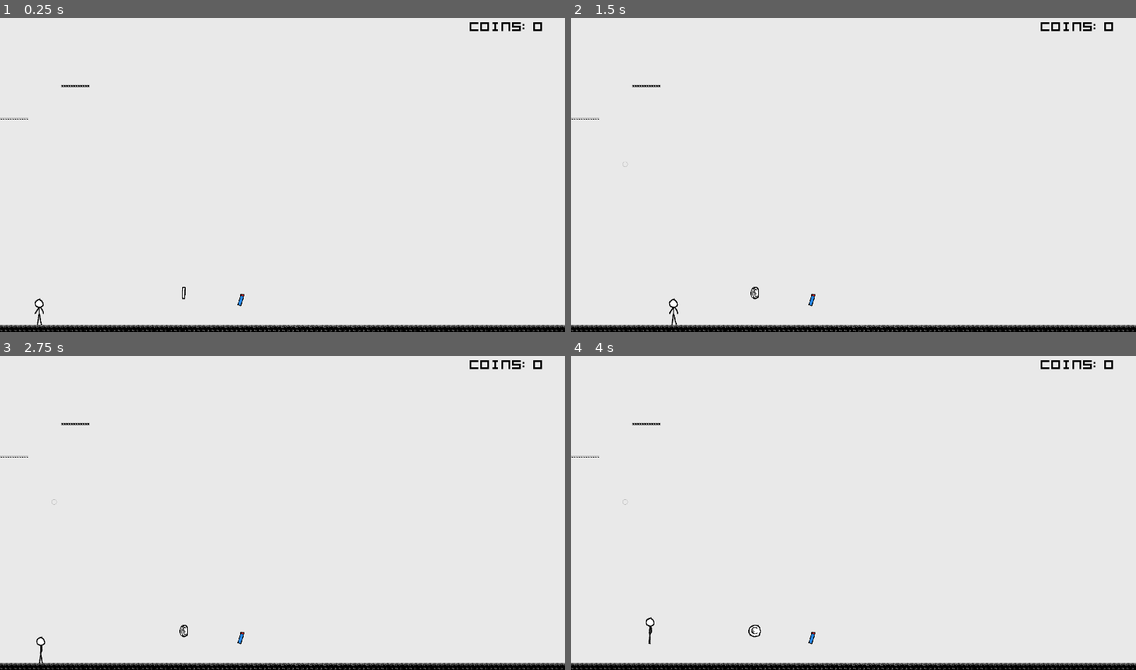
Above: before the commit, frames 1-4 (two rows, left to right).
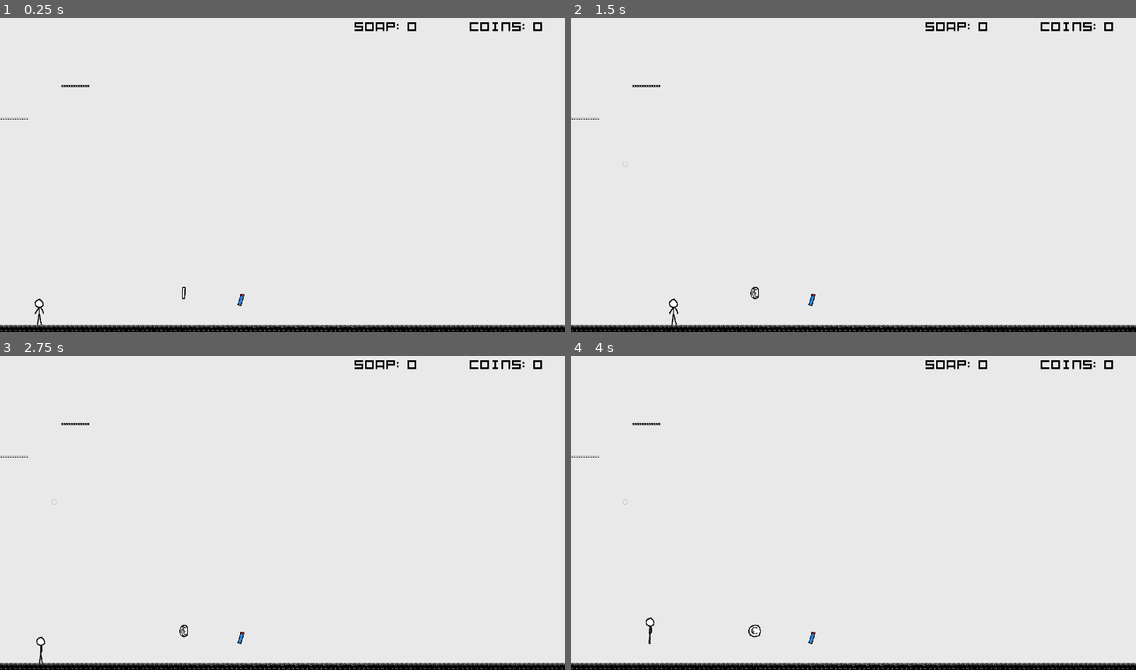
Above: after the commit, the same moments.

Repository: dennis-jung/ggj2025
Game: Godot game, scene res://scenes/tileset_test/game.tscn
Two runs of this game, one before a commit and one after it. Both use one fixed random seed, a clock stepped at 60 frames per second and the inputs below.
Inputs (mouse positions are in pixels of both pictures, inside the frame that each line leads up to):
- Up to frame 1 (0.25 s): no input
- Up to frame 2 (1.5 s): tap Enter (ui_accept) at 0.5, 0.77 s; move the mouse to (977, 156) at 0.52 s; hold Right (ui_right) 0.53-1.25 s; tap B (create_bubble) at 0.6 s; click (977, 156) at 0.67 s; drag from (740, 187) to (751, 294) at 1.27 s
- Up to frame 3 (2.75 s): move the mouse to (339, 440) at 2.02 s; hold Left (ui_left) from 2.03 s (still down); tap U at 2.1 s
- Up to frame 4 (4 s): release Left (ui_left) at 2.75 s; drag from (825, 575) to (684, 462) at 2.77 s; move the mouse to (1023, 560) at 3.52 s; hold Right (ui_right) from 3.53 s (still down); tap Tab at 3.6 s; tap Enter (ui_accept) at 3.77 s

The runs differ from the first frame. In frame 1, 0.2% of the frame differs, in the area x 62-74%, y 1-5%; in frame 2, 0.2%; in frame 3, 0.2%; in frame 4, 0.2%.

Commit message:
added ui for fuel amount

Diff:
--- a/scenes/tileset_test/game.tscn
+++ b/scenes/tileset_test/game.tscn
@@ -889,4 +889,12 @@
 text = "Coins:0"
 label_settings = SubResource("LabelSettings_rtrv4")
 
+[node name="LabelSoap" type="Label" parent="UI"]
+offset_left = 1204.0
+offset_top = 8.0
+offset_right = 1492.0
+offset_bottom = 68.0
+text = "Soap:0"
+label_settings = SubResource("LabelSettings_rtrv4")
+
 [connection signal="body_entered" from="Map/Portal" to="." method="_on_portal_body_entered"]
--- a/scenes/tileset_test/ui.gd
+++ b/scenes/tileset_test/ui.gd
@@ -1,9 +1,11 @@
 extends CanvasLayer
 
 @onready var labelCoins: Label = $LabelCoins
+@onready var labelSoap: Label = $LabelSoap
 
 func _ready() -> void:
 	Main.coin_count_changed.connect(on_coin_count_changed)
+	Main.fuel_amount_changed.connect(on_fuel_amount_changed)
 
 func _unhandled_input(event: InputEvent) -> void:
 	if event.is_action_pressed("ui_cancel"):
@@ -11,3 +13,6 @@
 
 func on_coin_count_changed() -> void:
 	labelCoins.text = "Coins:" + str(Main.coins)
+
+func on_fuel_amount_changed() -> void:
+	labelSoap.text = "Soap:" + str(Main.current_fuel)
--- a/scripts/main.gd
+++ b/scripts/main.gd
@@ -1,6 +1,7 @@
 extends Node
 
 signal coin_count_changed
+signal fuel_amount_changed
 
 @export var max_fuel: float = 100.0
 @export var starting_fuel: float = 100.0
@@ -10,6 +11,7 @@
 
 func on_fuel_modified(difference: float) -> void:
 	current_fuel += difference
+	fuel_amount_changed.emit()
 
 func on_coin_pickup() -> void:
 	coins += 1
